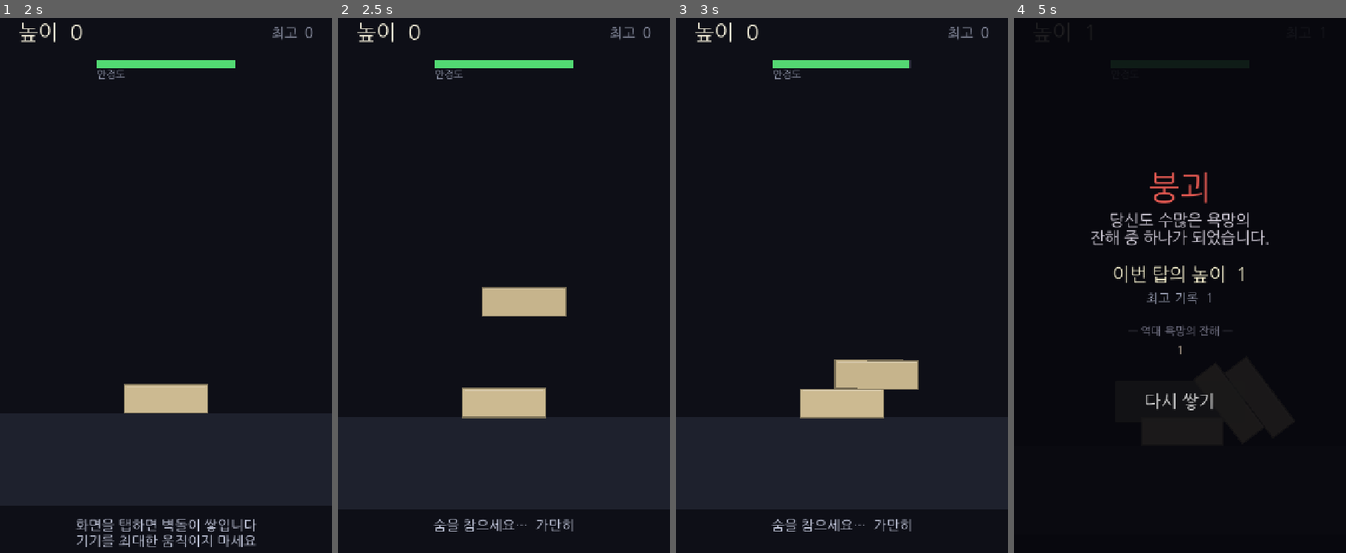
Above: before the commit, frames 1-4 (left to right).
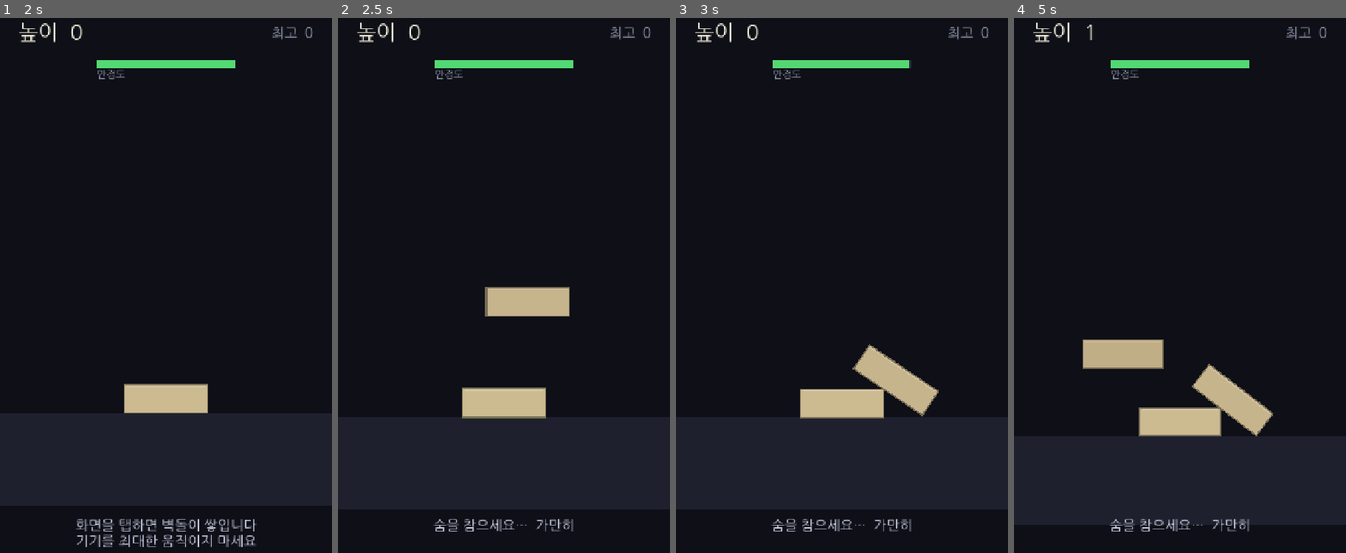
Above: after the commit, the same moments.

Repository: jungrok5/babel-tower
Game: Godot game, scene res://scenes/Main.tscn
Two runs of this game, one before a commit and one after it. Both use one fixed random seed, a clock stepped at 60 frames per second and the inputs below.
Inputs (mouse positions are in pixels of both pictures, inside the frame that each line leads up to):
- Up to frame 1 (2 s): tap Enter at 0.5 s; move the mouse to (239, 269) at 0.52 s; click (239, 269) at 0.67 s; tap Space at 0.77, 1.25, 1.52 s; move the mouse to (99, 328) at 1.27 s; click (99, 328) at 1.42 s
- Up to frame 2 (2.5 s): move the mouse to (537, 167) at 2.02 s; click (537, 167) at 2.17 s
- Up to frame 3 (3 s): move the mouse to (825, 413) at 2.77 s; click (825, 413) at 2.92 s
- Up to frame 4 (5 s): tap Space at 3.02, 3.77, 4.52 s; move the mouse to (1279, 387) at 3.52 s; click (1279, 387) at 3.67 s; move the mouse to (1080, 205) at 4.27 s; click (1080, 205) at 4.42 s

Frame 1 is identical in both runs. In frame 2, 0.2% of the frame differs, in the area x 43-70%, y 50-56%; in frame 3, 1.4%; in frame 4, 24%, in the area x 0-100%, y 0-96%.

Commit message:
feat: replace per-block jitter with coherent lean/sway so tower rocks L/R
기존엔 블록마다 독립 randf() 힘을 넣어 탑이 '달달' 떨렸다.
이제 기울인 방향으로 탑이 기울고(지렛대), 흔들림은 탑 전체가 한 위상으로
출렁이도록 바꿔 자연스러운 좌우 스웨이 느낌을 준다. 토대는 고정.

Co-Authored-By: Claude Opus 4.8 <noreply@anthropic.com>
Claude-Session: https://claude.ai/code/session_01Jx8xk1vyhwdsC6SaQay3dQ

Diff:
--- a/scripts/main.gd
+++ b/scripts/main.gd
@@ -20,6 +20,7 @@
 var settle_timer: float = 0.0
 var calib_timer: float = 0.0
 var go_shake: float = 0.0           # 붕괴 순간의 카메라 흔들림 버스트
+var sway_phase: float = 0.0         # 탑 전체가 한 몸처럼 출렁이는 흔들림 위상
 var web_permission_asked := false
 
 var cam: Camera2D
@@ -195,17 +196,23 @@
 	if state == State.CALIB or state == State.OVER:
 		return
 
-	var sway := Motion.get_sway()
-	var shake := Motion.get_shake()
-
-	# 손떨림을 탑에 전달 — 위로 갈수록 지렛대 효과로 크게 흔들린다
+	var sway := Motion.get_sway()      # 기울인 방향 (-1..1)
+	var shake := Motion.get_shake()    # 움직임 세기 (0..1)
+
+	# 흔들림은 탑 '전체'가 한 위상으로 출렁이게 한다 (블록별 랜덤 = 달달거림 → 제거).
+	# 빠르게 움직일수록 출렁임의 진동수/진폭이 커진다.
+	sway_phase += delta * (10.0 + shake * 26.0)
+	var wobble := sin(sway_phase) * shake
+
+	# 기울인 쪽으로 탑이 '기운다'. 위로 갈수록 지렛대 효과로 크게 쏠린다.
 	for i in blocks.size():
+		if i == 0:
+			continue  # 초석(토대)은 고정 — 스웨이는 그 위 스택에서 나온다
 		var b := blocks[i]
 		if not is_instance_valid(b):
 			continue
-		var lever := 1.0 + float(i) * 0.20
-		var fx := sway * 950.0 * lever
-		fx += (randf() * 2.0 - 1.0) * shake * 1700.0 * lever
+		var lever := 1.0 + float(i) * 0.22
+		var fx := (sway * 1500.0 + wobble * 900.0) * lever
 		b.apply_central_force(Vector2(fx, 0.0))
 
 	# 떨어지는 벽돌이 안정되면 다음 차례로
